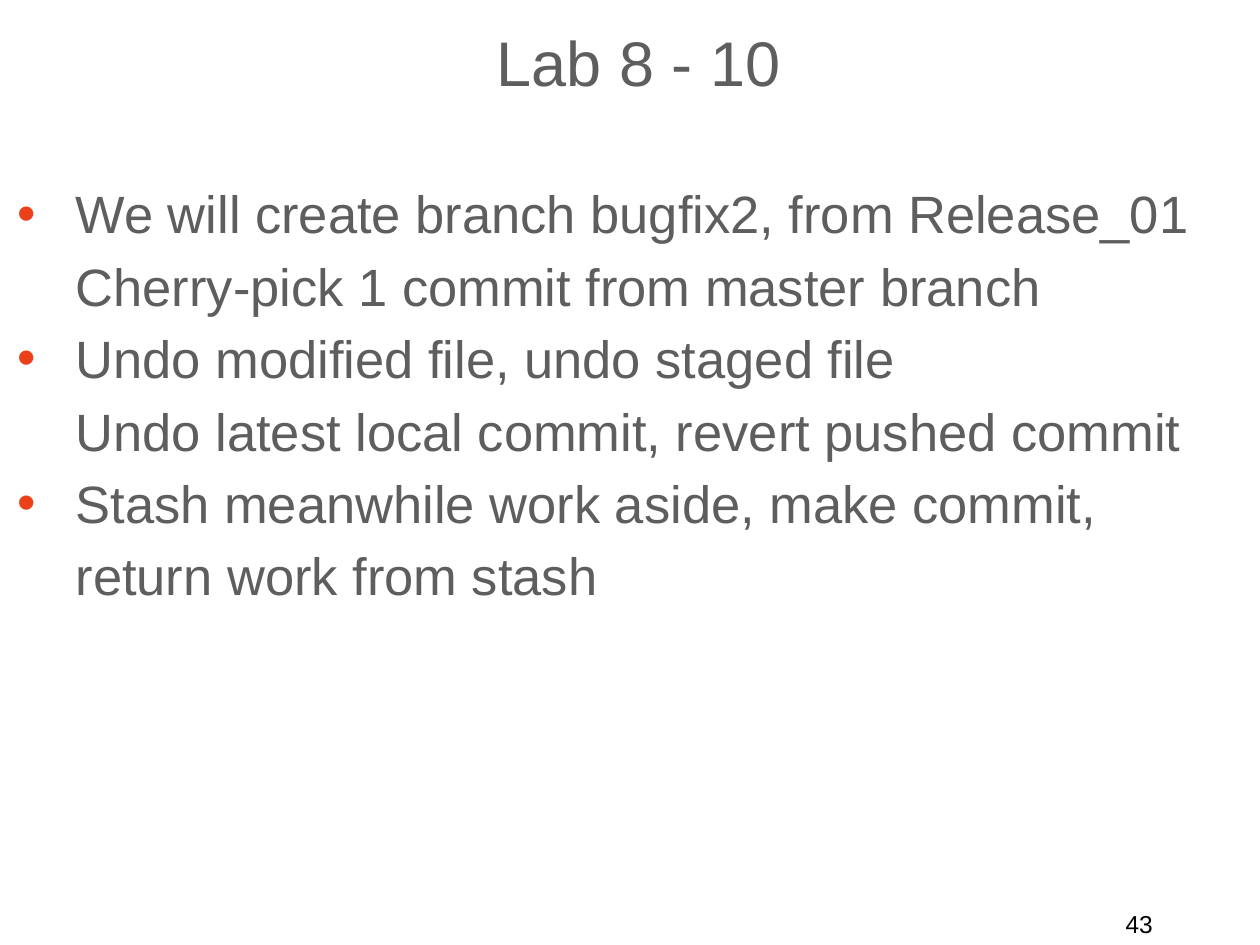
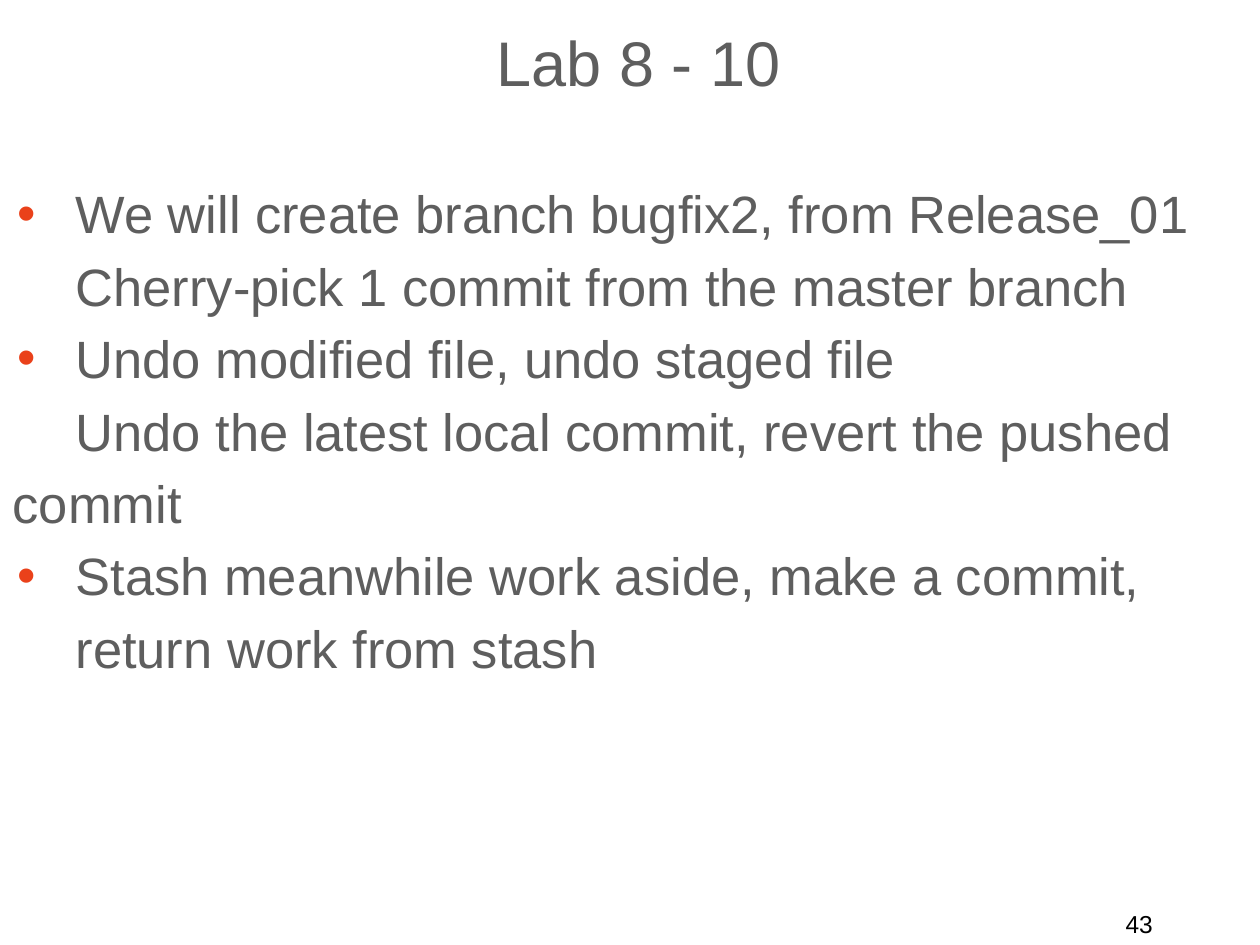
Before and after one commit to ilyaro/mysite, a slide deck: slide 43 of WorkStuff/Courses/Git/Git_General_Training_Lab/Git_General_Training_ap.ppt.pptx. Drawn at 1260x945 pixels with LibreOffice and Linux fonts; fonts in the diff are those of the drawing. Boxes give left, top, right and bottom in pixels: in the first picture for what was removed or moved away, otherwise in the second. Text is boxed around its words. In the diff, an @@ line names an element or a change of style, - is before the commit and + after.

```diff
--- a/WorkStuff/Courses/Git/Git_General_Training_Lab/Git_General_Training_ap.ppt.pptx
+++ b/WorkStuff/Courses/Git/Git_General_Training_Lab/Git_General_Training_ap.ppt.pptx
@@ text at <box>76,268,1127,317</box>: text changed @@
-Cherry-pick 1 commit from master branch
+Cherry-pick 1 commit from the master branch
@@ text at <box>13,413,1171,669</box>: text changed @@
-Undo latest local commit, revert pushed commit
-• Stash meanwhile work aside, make commit, return work from stash
+Undo the latest local commit, revert the pushed commit
+• Stash meanwhile work aside, make a commit, return work from stash
```
Also in this commit, not shown: 10 other slides changed, 1 other file.
